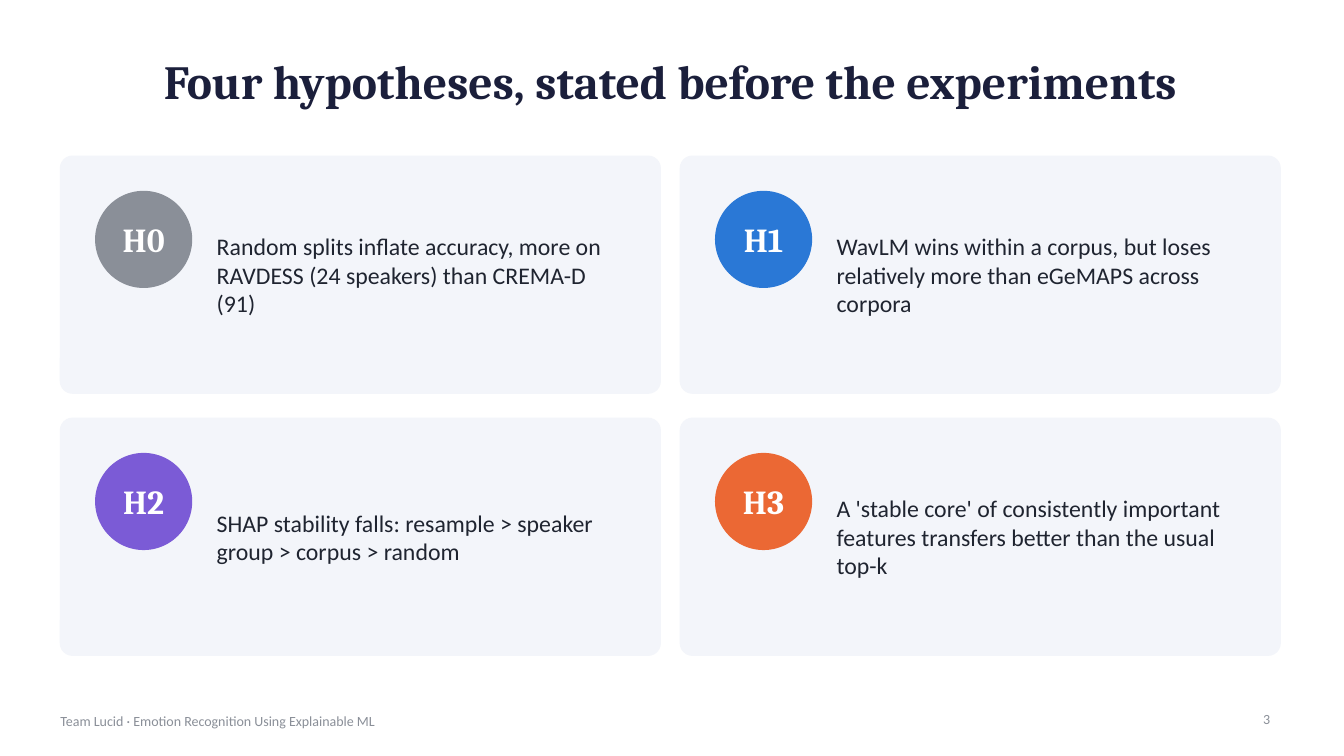
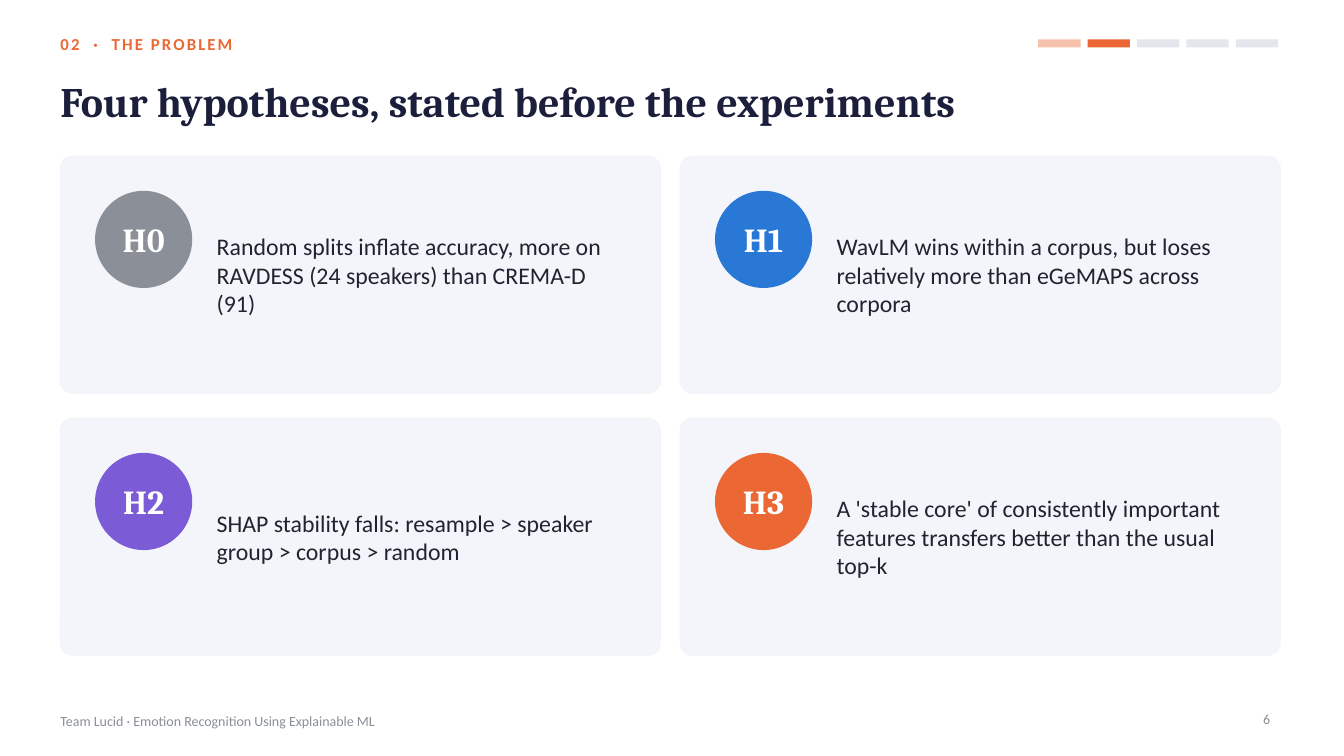
Before and after one commit to shreyashsp25/lucid-speech-emotion-xai, a slide deck: slide 6 of report/Lucid_Final_Presentation.pptx (slide 3 before the commit). Drawn at 1344x756 pixels with LibreOffice and Linux fonts; fonts in the diff are those of the drawing. Boxes give left, top, right and bottom in pixels: in the first picture for what was removed or moved away, otherwise in the second. Text is boxed around its words. In the diff, an @@ line names an element or a change of style, - is before the commit and + after.

```diff
--- a/report/Lucid_Final_Presentation.pptx
+++ b/report/Lucid_Final_Presentation.pptx
@@ text added at (x1=60, y1=39, x2=232, y2=50), 12 pt, text #EB6834, bold @@
+02 · THE PROBLEM
@@ rectangle added at (x1=1038, y1=39, x2=1081, y2=47), fill #F5C3AC @@
@@ rectangle added at (x1=1088, y1=39, x2=1130, y2=47), fill #EB6834 @@
@@ rectangle added at (x1=1137, y1=39, x2=1180, y2=47), fill #E3E6ED @@
@@ rectangle added at (x1=1187, y1=39, x2=1229, y2=47), fill #E3E6ED @@
@@ rectangle added at (x1=1236, y1=39, x2=1278, y2=47), fill #E3E6ED @@
@@ title "Four hypotheses, stated before the ..." moved from (x1=164, y1=65, x2=1176, y2=110) to (x1=60, y1=87, x2=955, y2=127) @@
@@ title "Four hypotheses, stated before the ..." at (x1=60, y1=87, x2=955, y2=127): size 34 to 30 pt; alignment centre to left @@
@@ page number at (x1=1263, y1=714, x2=1270, y2=724): text changed @@
-3
+6
```
Also in this commit, not shown: 15 other slides changed, 5 slides added.
